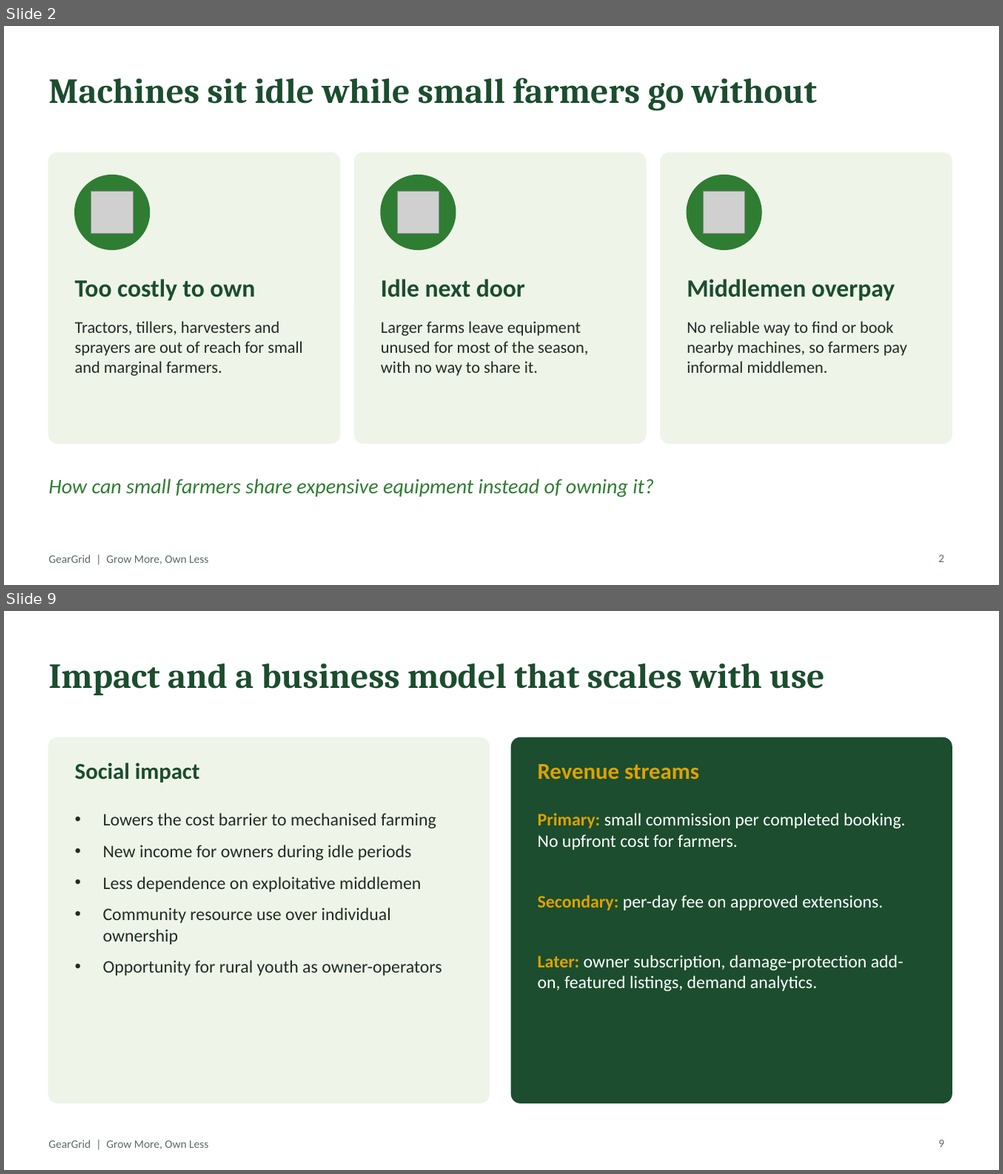
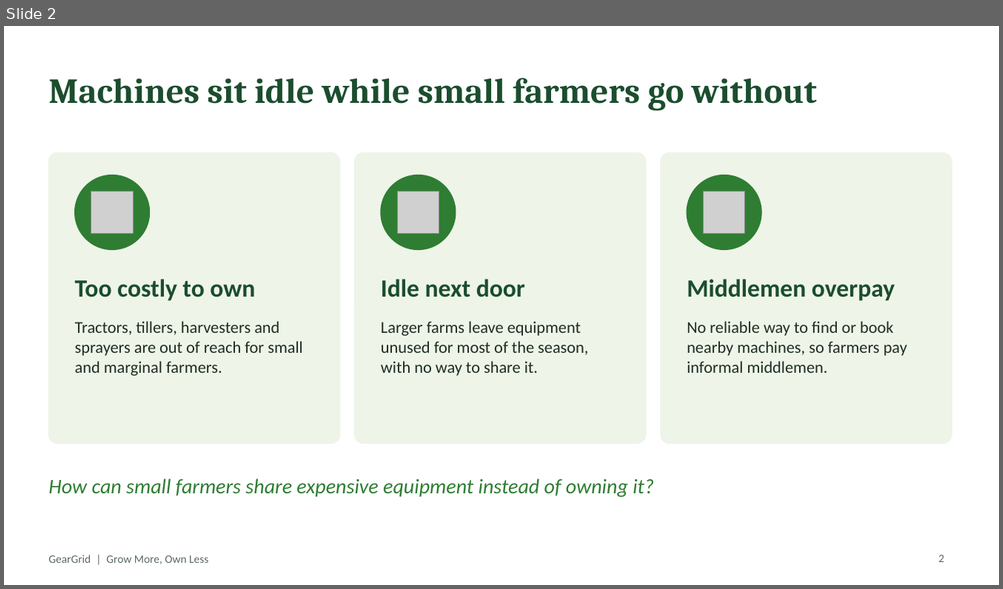
Before and after one commit to prateEKsaha07/GearGrid, a slide deck: gg-docs/ppt/GearGrid_Semifinal_Pitch.pptx. Shown one above the other, each under a label of ours: slides 2 and 9 before the commit, slide 2 after it; the slides between them are not shown. The pictures are 1003x1174 and 1003x589 pixels, drawn with LibreOffice and Linux fonts; fonts in the diff are those of the drawing; grey boxes stand for pictures. Boxes give left, top, right and bottom in pixels: in the first picture for what was removed or moved away, otherwise in the second. Text is boxed around its words. In the diff, an @@ line names an element or a change of style, - is before the commit and + after.

```diff
--- a/gg-docs/ppt/GearGrid_Semifinal_Pitch.pptx
+++ b/gg-docs/ppt/GearGrid_Semifinal_Pitch.pptx
@@ slide 9 removed at (4,611,999,1170), background #FFFFFF; not listed: 1 template element that a slide beside it also shows @@
@@ title removed at (48,664,825,695) @@
-Impact and a business model that scales with use
@@ rounded rectangle removed at (48,738,489,1103) @@
@@ rounded rectangle removed at (512,738,951,1103) @@
@@ text removed at (75,763,200,783) @@
-Social impact
@@ text removed at (538,764,699,780) @@
-Revenue streams
@@ text removed at (103,813,441,976) @@
-• Lowers the cost barrier to mechanised farming
-• New income for owners during idle periods
-• Less dependence on exploitative middlemen
-• Community resource use over individual ownership
-• Opportunity for rural youth as owner-operators
@@ text removed at (538,813,905,850) @@
-Primary: small commission per completed booking. No upfront cost for farmers.
@@ text removed at (538,895,882,911) @@
-Secondary: per-day fee on approved extensions.
@@ text removed at (538,955,903,991) @@
-Later: owner subscription, damage-protection add-on, featured listings, demand analytics.
@@ page number removed at (938,1140,944,1147) @@
-9
```
Also in this commit, not shown: 3 slides changed, 2 slides added, 4 other slides removed.
